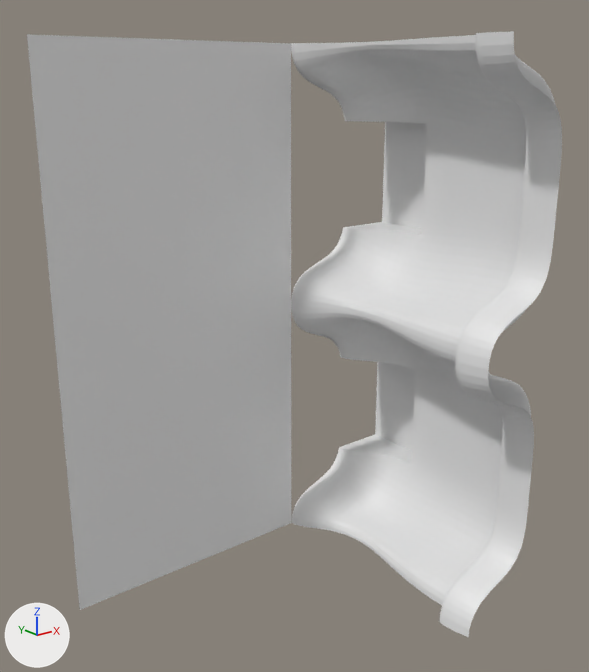
The OBJ model data/bmc/bmc_tiles/t_175.obj: old version first, new version second.
Rendered twice from a camera (50 mm lens) standing at (-0.997, -1.257, 0.435) and looking at (-0.162, -0.213, 0.017). Every picture has the same lights, and +X, +Y and +Z are marked at lower left. Where no turn or scale is listed for an object, it has been applied to the vertices.

Objects in the first picture: 't_175'.
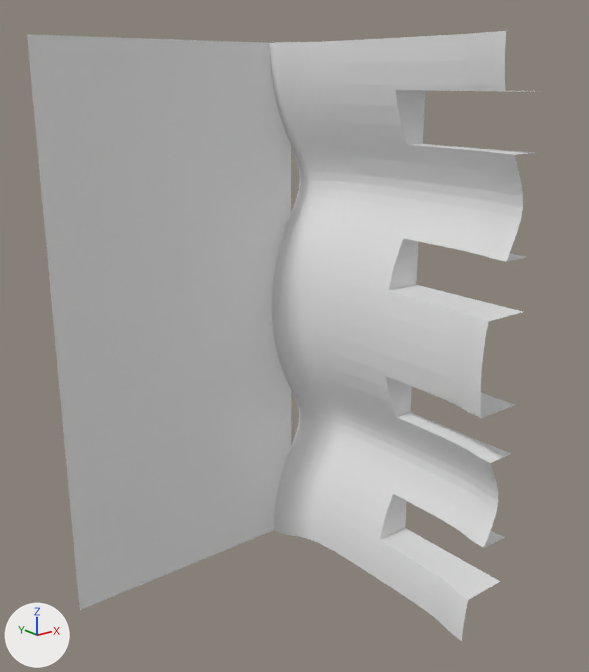
Boxes [x1, y1, x2, y2] around the edits, measured in the pictures (589 x 672 px):
't_175', reshaped
    before: [27, 31, 562, 637]
    after: [27, 31, 535, 641]
part 1 of me_t_175, added
    after: [270, 31, 535, 641]
part 2 of me_t_175, deleted
    before: [291, 31, 562, 637]

What changed in the scene script:
```text
Change me_t_175:
    used by ob_t_175; location = (0.0, 0.0, 0.0)
    remove me_t_175.from_pydata(...)  # 6125 vertices, 11928 faces; spans x -0.5..0.251, y -0.5..0.0, z -0.5..0.5
    add me_t_175.from_pydata(...)  # 1189 vertices, 2216 faces; spans x -0.5..0.08, y -0.5..0.0, z -0.5..0.5
    me_t_175 part 1: a new loose piece of 1183 vertices spanning x -0.049..0.08, y -0.5..0.0, z -0.5..0.5
    me_t_175 part 2: 6119 vertices removed from x -0.008..0.251, y -0.5..0.0, z -0.5..0.5
```
